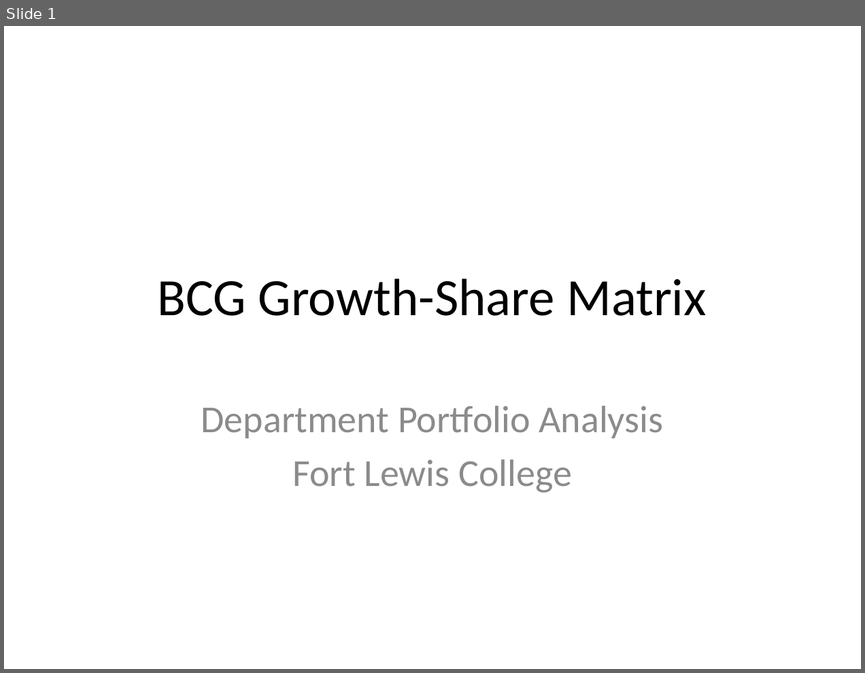
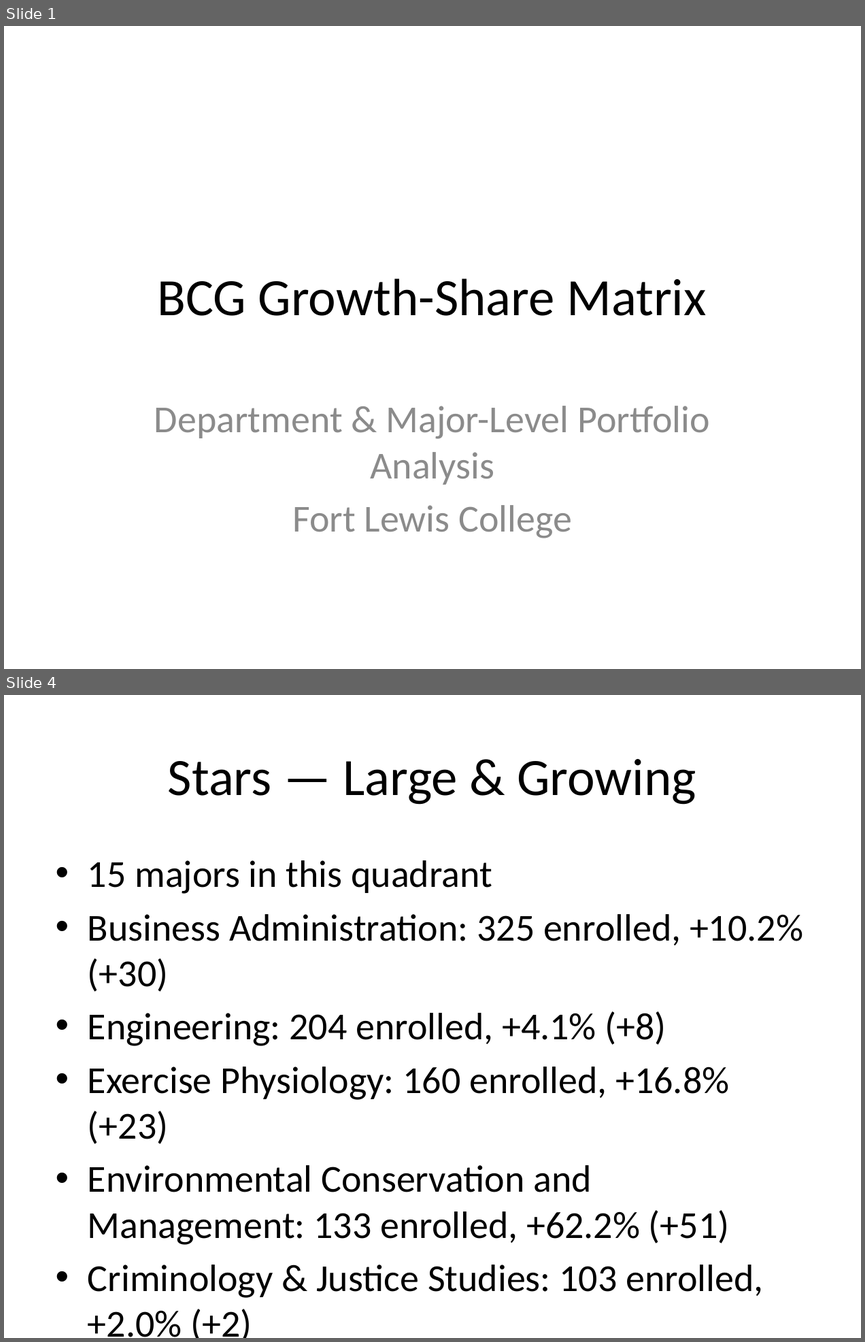
Before and after one commit to sarardm/flc-strategy-optimization-dashboard, a slide deck: generated_docs/BCG_Slide_Deck.pptx. Shown one above the other, each under a label of ours: slide 1 before the commit, slides 1 and 4 after it; the slides between them are not shown. The pictures are 865x673 and 865x1342 pixels, drawn with LibreOffice and Linux fonts; fonts in the diff are those of the drawing. Boxes give left, top, right and bottom in pixels: in the first picture for what was removed or moved away, otherwise in the second. Text is boxed around its words. In the diff, an @@ line names an element or a change of style, - is before the commit and + after.

```diff
--- a/generated_docs/BCG_Slide_Deck.pptx
+++ b/generated_docs/BCG_Slide_Deck.pptx
@@ slide 4 added at (4, 695, 861, 1338), background #FFFFFF @@
@@ title added at (168, 759, 696, 804), 44 pt, text #000000 @@
+Stars — Large & Growing
@@ text added at (88, 860, 803, 1338), 32 pt, text #000000 @@
+• 15 majors in this quadrant
+• Business Administration: 325 enrolled, +10.2% (+30)
+• Engineering: 204 enrolled, +4.1% (+8)
+• Exercise Physiology: 160 enrolled, +16.8% (+23)
+• Environmental Conservation and Management: 133 enrolled, +62.2% (+51)
+• Criminology & Justice Studies: 103 enrolled, +2.0% (+2)
+• Health Sciences: 86 enrolled, +68.6% (+35)
@@ slide 1 changed as well @@
@@ subtitle at (154, 405, 710, 484): text changed @@
-Department Portfolio Analysis
+Department & Major-Level Portfolio Analysis
```
Also in this commit, not shown: 6 other slides changed, 1 other slide added, 1 slide removed, 15 other files.
